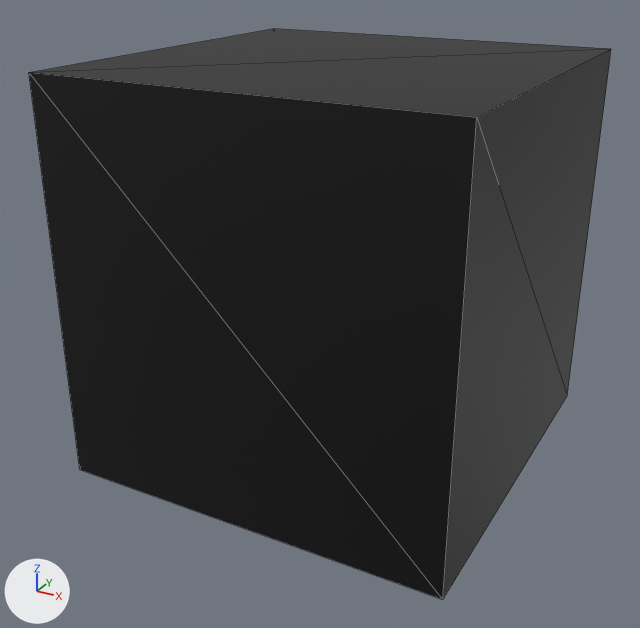
An edit to the glTF model Models/ModelDaniel/Puzzel/Tegel10.gltf, drawn before and after from the same camera.
Camera for both pictures: a 50 mm lens placed at (-0.695, -0.914, 1.822), pointed at (-0.895, -0.551, 1.641). The axes (+X, +Y, +Z) are drawn at lower left. The lights are the same throughout. Mesh edges are drawn as thin lines. Where no turn or scale is listed for an object, it has been applied to the vertices.
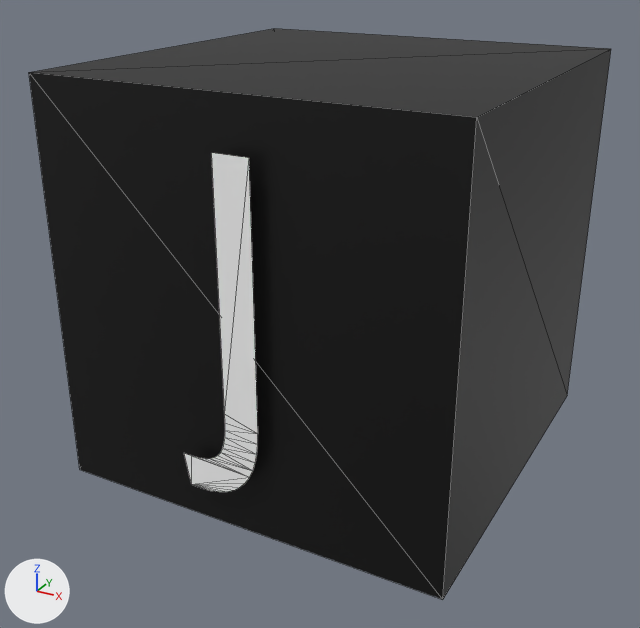
Changed parts and their boxes [x1, y1, x2, y2] in the pictures (640 x 628 px):
'Text.010', added
    after: [184, 153, 258, 492]

The change in detail:
Material 'Material.012' (mat_material_012) is new.
Its base color is (1.0, 1.0, 1.0) (white #ffffff).
Mesh me_text_010 is new.
It has 41 vertices, 39 faces and spans x -0.011..0.03, y 0.0, z -0.04..0.118.
It uses material mat_material_012 (white #ffffff).
Object 'Text.010' (ob_text_010) is new; it shows me_text_010.
Its location is (-0.9063, -0.6404, 1.6244).
